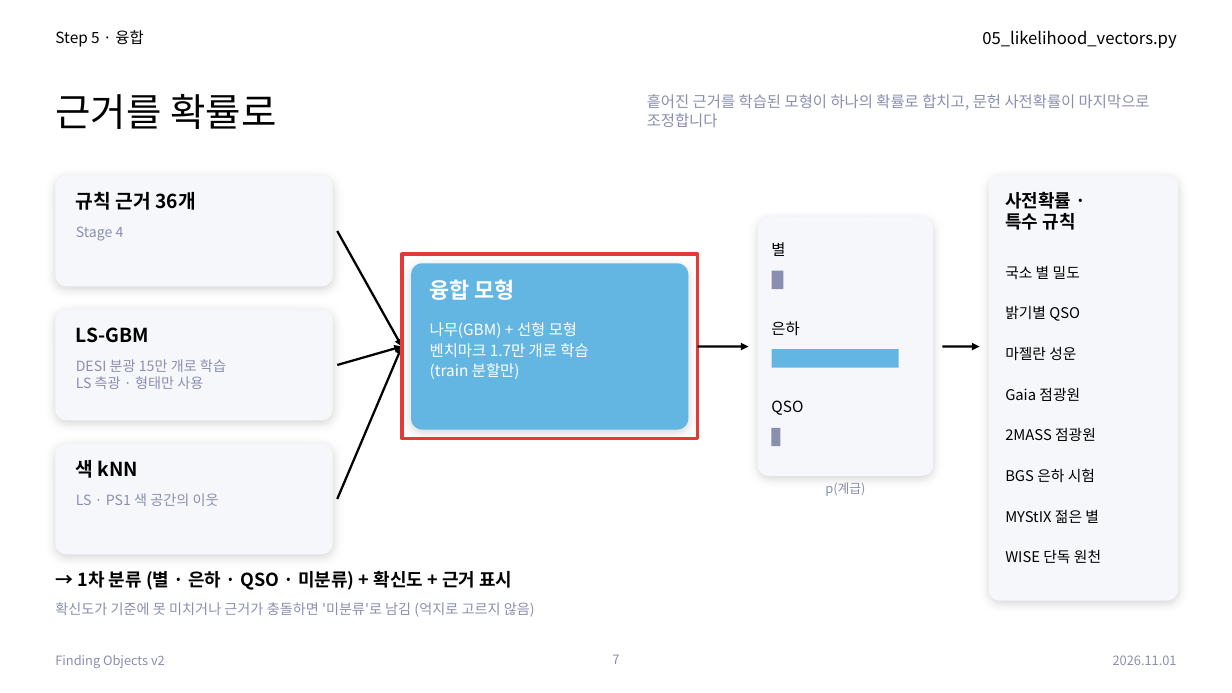
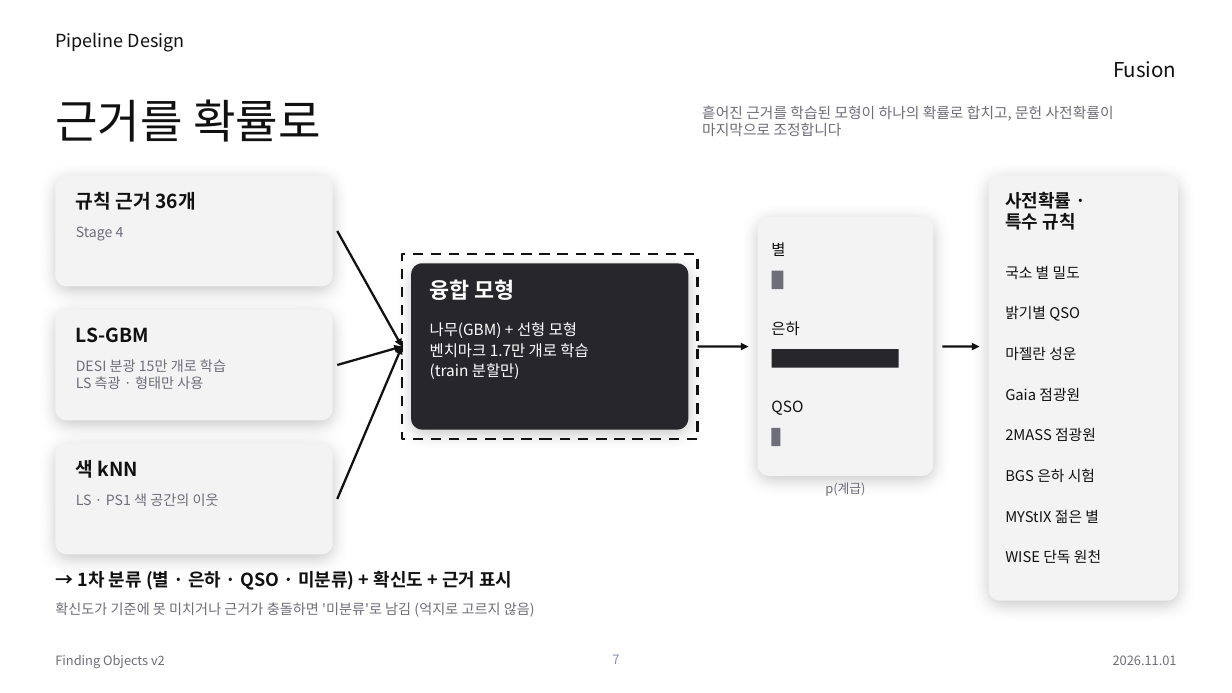
Before and after one commit to Pinchpeach/Finding_objects, a slide deck: slide 7 of v2/document/PIPELINE_STACK_v2.44.0.pptx. Drawn at 1232x693 pixels with LibreOffice and Linux fonts; fonts in the diff are those of the drawing. Boxes give left, top, right and bottom in pixels: in the first picture for what was removed or moved away, otherwise in the second. Text is boxed around its words. In the diff, an @@ line names an element or a change of style, - is before the commit and + after.

```diff
--- a/v2/document/PIPELINE_STACK_v2.44.0.pptx
+++ b/v2/document/PIPELINE_STACK_v2.44.0.pptx
@@ text at <box>55,32,185,52</box>: text changed; size 12 to 14 pt; text colour #000000 to #111111 @@
-Step 5 · 융합
+Pipeline Design
@@ title "근거를 확률로" at <box>55,99,321,142</box>: size 30 to 36 pt, text colour #000000 to #111111 @@
@@ text at <box>1113,61,1176,78</box>: text changed; size 13 to 16 pt; text colour #000000 to #111111 @@
-05_likelihood_vectors.py
+Fusion
@@ text "흩어진 근거를 학습된 모형이 하나의 ...": place and size @@
-text "흩어진 근거를 학습된 모형이 하나의 ..." at <box>647,94,1150,127</box>
+text "흩어진 근거를 학습된 모형이 하나의 ..." at <box>702,105,1114,136</box>
@@ text "흩어진 근거를 학습된 모형이 하나의 ..." at <box>702,105,1114,136</box>: size 12 to 11.5 pt, text colour #8A8FB0 to #6E6E78; vertical alignment middle to top @@
@@ fill #F6F7FA to #F3F3F4; shadow changed in 5 elements at <box>55,176,333,287</box>, <box>55,310,333,421</box>, <box>55,444,333,555</box>, <box>758,217,933,476</box>, <box>989,176,1178,601</box> @@
@@ arrow (337, 231) - (402, 347): stroke #000000 1.75 pt to #111111 1.75 pt @@
@@ rectangle at <box>402,254,698,439</box>: outline #E53935 2.5 pt to #111111 2 pt dashed @@
@@ rounded rectangle at <box>411,263,689,430</box>: fill #63B6E2 to #26262B; shadow changed @@
@@ rectangle at <box>772,271,784,289</box>: fill #8A8FB0 to #6E6E78 @@
@@ arrow (337, 365) - (402, 347): stroke #000000 1.75 pt to #111111 1.75 pt @@
@@ arrow (337, 499) - (402, 347): stroke #000000 1.75 pt to #111111 1.75 pt @@
@@ arrow (698, 347) - (749, 347): stroke #000000 1.75 pt to #111111 1.75 pt @@
@@ rectangle at <box>772,349,899,368</box>: fill #63B6E2 to #26262B @@
@@ arrow (943, 347) - (980, 347): stroke #000000 1.75 pt to #111111 1.75 pt @@
@@ fill #F6F7FA to #F3F3F4 in 3 elements at <box>772,271,920,289</box>, <box>772,349,920,368</box>, <box>772,428,920,446</box> @@
@@ rectangle at <box>772,428,781,446</box>: fill #8A8FB0 to #6E6E78 @@
@@ text colour #000000 to #111111 in 16 elements at <box>76,192,195,210</box>, <box>76,327,149,343</box>, <box>76,460,138,478</box>, <box>771,242,785,256</box>, <box>771,321,799,336</box>, <box>771,400,803,415</box>, <box>1005,192,1075,230</box>, <box>1005,265,1080,279</box>, <box>1005,305,1080,321</box>, <box>1005,346,1076,360</box>, <box>1005,387,1080,401</box>, <box>1005,427,1096,441</box>, <box>1005,468,1095,482</box>, <box>1005,509,1099,523</box>, <box>1005,549,1101,564</box>, <box>77,570,512,590</box> @@
@@ text colour #8A8FB0 to #6E6E78 in 7 elements at <box>76,226,124,241</box>, <box>76,359,226,389</box>, <box>76,493,219,506</box>, <box>825,482,865,496</box>, <box>55,602,535,617</box>, <box>55,655,165,668</box>, <box>1113,655,1177,665</box> @@
```
Also in this commit, not shown: 11 other slides changed, 1 other file.
